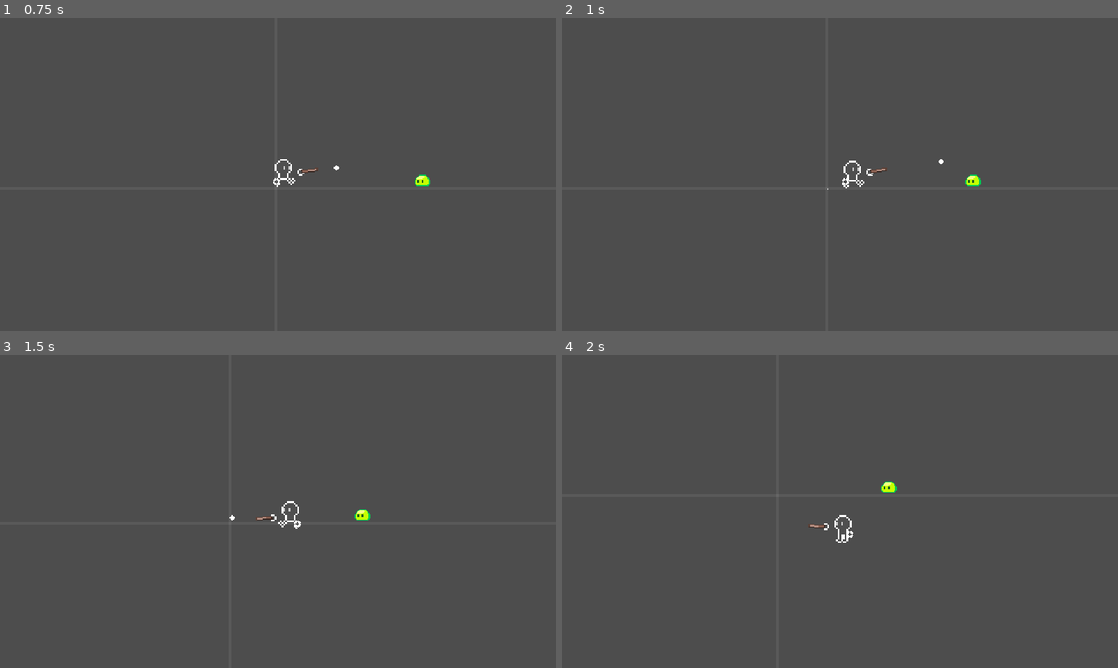
Above: before the commit, frames 1-4 (two rows, left to right).
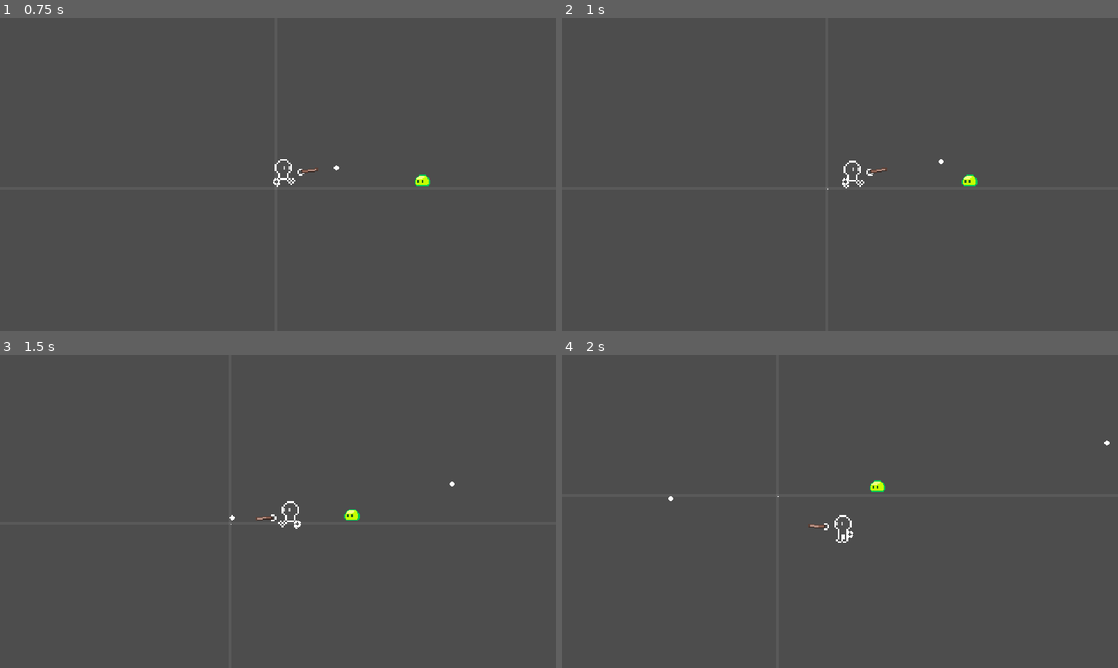
Above: after the commit, the same moments.

Repository: xharris/magicmissiles
Game: Godot game, scene res://game.tscn
Same seed, same stepped clock (60 frames per second), same inputs: the game is played once before the commit and once after it.
Inputs (mouse positions are in pixels of both pictures, inside the frame that each line leads up to):
- Up to frame 1 (0.75 s): move the mouse to (400, 158) at 0.52 s; hold D (right) from 0.53 s (still down); click (400, 158) at 0.6 s
- Up to frame 2 (1 s): keep holding D (right)
- Up to frame 3 (1.5 s): move the mouse to (166, 527) at 1.27 s; release D (right) at 1.28 s; hold S (down) from 1.28 s (still down); click (166, 527) at 1.35 s
- Up to frame 4 (2 s): keep holding S (down)

Frame 1 is identical in both runs. In frame 2, less than 0.1% of the frame differs, in the area x 71-76%, y 50-54%; in frame 3, 0.2%; in frame 4, 0.2%, in the area x 19-99%, y 27-47%.
Error after the commit: Invalid assignment of property or key 'can_hit_me' with value of type 'bool' on a base object of type 'RefCounted (StatusEffectContext)'. (res://entities/magic…

Commit message:
stun only applies to slime now, not player

Diff:
--- a/components/actor_control/actor_control.gd
+++ b/components/actor_control/actor_control.gd
@@ -22,9 +22,11 @@
     set(v):
         if not v:
             v = Vector2.ZERO
+        move_direction = v.normalized()
+    get:
         if not can_move:
-            return
-        move_direction = v.normalized()
+            return Vector2.ZERO
+        return move_direction
 
 var aim_position: Vector2:
     set(v):
--- a/components/hurtbox/hurtbox.gd
+++ b/components/hurtbox/hurtbox.gd
@@ -35,10 +35,10 @@
                     _log.debug("apply %s" % [effect.name])
                     # setup context
                     var ctx = StatusEffectContext.new()
-                    # add me
+                    # add me (who collided with me)
                     ctx.me = ContextNode.get_ctx(body)
                     ctx.me.node = body
-                    # add source
+                    # add source (who owns other collider)
                     ctx.source = on_hit.source
                     # NOTE ctx.target (hurtbox owner) is typically set in apply_status_effect listeners
                     # have listener resolve status effect
--- a/components/status_effect_ctrl/on_hit.gd
+++ b/components/status_effect_ctrl/on_hit.gd
@@ -9,14 +9,16 @@
         update()
 @export var status_effects: Array[StatusEffect]
 
+var _log = Logger.new("on_hit")
 var _clearing = false
 var _body_entered: Array[Node2D]
 
 func context() -> ContextNode:
     var ctx = source
     if not ctx:
+        _log.warn("missing source for %s" % [self])
         ctx = ContextNode.new()
-    ctx.node = self
+        ctx.node = self
     return ctx
 
 func _ready() -> void:
--- a/components/status_effect_ctrl/status_effect.gd
+++ b/components/status_effect_ctrl/status_effect.gd
@@ -3,15 +3,22 @@
 
 enum Target {ME, SOURCE, TARGET}
 
-@export var name: StringName
-@export_range(0, 0, 0.5, "or_greater", "suffix:sec")
+var duration_curve: Curve = preload("res://resources/status_effects/duration_curve.tres")
+
+@export_placeholder("auto-generated") var name: String
+@export var target: StatusEffect.Target = StatusEffect.Target.TARGET
+@export var can_hit: Dictionary[Target, bool] = {
+    StatusEffect.Target.ME: false,
+    StatusEffect.Target.SOURCE: false,
+    StatusEffect.Target.TARGET: true,
+}
 ## `0` happens for single frame
-var duration: float
-@export var target: Target = Target.TARGET
+@export_range(0, 1, 0.1) var duration: float
+@export var duration_curve_override: Curve
 
 func _init() -> void:
     if name.is_empty():
-        pass
+        name = resource_path.get_file().trim_suffix('.tres')
 
 func get_target(ctx: StatusEffectContext) -> ContextNode:
     match target:
--- a/components/status_effect_ctrl/status_effect_context.gd
+++ b/components/status_effect_ctrl/status_effect_context.gd
@@ -7,10 +7,3 @@
 var source: ContextNode
 ## Who the status effect is being applied to
 var target: ContextNode
-
-## TODO do these belong here or in MagicConfig? vvvv
-## or maybe this isn't needed at all and I can let the effects
-## determine who the target is (also add an on_cast in MagicConfig)
-
-var can_hit_me: bool = false
-var can_hit_source: bool = false
--- a/components/status_effect_ctrl/status_effect_ctrl.gd
+++ b/components/status_effect_ctrl/status_effect_ctrl.gd
@@ -1,19 +1,20 @@
 extends Node2D
 class_name StatusEffectCtrl
 
-var _log = Logger.new("status_effect_ctrl")#, Logger.Level.DEBUG)
+var _log = Logger.new("status_effect_ctrl", Logger.Level.DEBUG)
 
 class Active extends RefCounted:
     var context: StatusEffectContext
     var effect: StatusEffect
     var age: float
+    var age_limit: float
 
 var active_effects: Array[Active]
 
 func _process(delta: float) -> void:
     for active in active_effects:
         # status effect expired
-        if active.effect.duration and active.age > active.effect.duration:
+        if active.age_limit > 0 and active.age > active.age_limit:
             remove_effect(active)
         active.age += delta
 
@@ -21,9 +22,10 @@
     ctx.target = target
     var target_is_me = ctx.target.node == ctx.me.node
     var target_is_source = ctx.target.node == ctx.source.node
-    if (not ctx.can_hit_me and target_is_me) or (not ctx.can_hit_source and target_is_source):
-        _log.debug("invalid target, is_me=%s, can_hit_me=%s, is_source=%s, can_hit_source=%s, effect=%s" % [
-            target_is_me, ctx.can_hit_me, target_is_source, ctx.can_hit_source, effect.name
+    if (not effect.can_hit[StatusEffect.Target.ME] and target_is_me) or\
+       (not effect.can_hit[StatusEffect.Target.SOURCE] and target_is_source):
+        _log.debug("invalid target, is_me=%s, is_source=%s, can_hit=%s,  effect=%s" % [
+            target_is_me, target_is_source, effect.can_hit, effect.name
         ])
         return
     _log.debug("apply %s to %s from %s's %s" % [
@@ -32,9 +34,15 @@
     effect.apply(ctx)
     # is ongoing effect
     if effect.duration > 0:
+        # get duration curve
+        var duration_curve = effect.duration_curve_override
+        if not duration_curve:
+            duration_curve = effect.duration_curve
+        # create active effect
         var active = Active.new()
         active.effect = effect
         active.age = 0
+        active.age_limit = duration_curve.sample(effect.duration)
         active.context = ctx
         active_effects.append(active)
 
--- a/entities/actor/actor.gd
+++ b/entities/actor/actor.gd
@@ -29,7 +29,6 @@
             return ai_ctrl
         else:
             return player_ctrl
-
 
 @export_tool_button("Update", "Callable")
 var update_action = update
--- a/resources/actor_configs/slime/slime.tres
+++ b/resources/actor_configs/slime/slime.tres
@@ -1,13 +1,12 @@
-[gd_resource type="Resource" script_class="ActorConfig" load_steps=14 format=3 uid="uid://cquh7rme0ac0e"]
+[gd_resource type="Resource" script_class="ActorConfig" load_steps=13 format=3 uid="uid://cquh7rme0ac0e"]
 
 [ext_resource type="Resource" uid="uid://bc2yf82wl8h7s" path="res://resources/factions/slime.tres" id="1_3h644"]
 [ext_resource type="Script" uid="uid://bo8a4oocqe1d0" path="res://entities/magic/magic_config.gd" id="1_b6ki0"]
 [ext_resource type="Script" uid="uid://nsiup7qrd3ha" path="res://components/status_effect_ctrl/status_effect.gd" id="2_3h644"]
 [ext_resource type="Script" uid="uid://x5j4t41vi5jt" path="res://entities/actor/actor_config.gd" id="3_jr44v"]
 [ext_resource type="Resource" uid="uid://q4h3tiyid5wx" path="res://resources/status_effects/damage/damage_low.tres" id="4_7m2b0"]
-[ext_resource type="Resource" uid="uid://d0c8datlyg78l" path="res://resources/status_effects/stunned/stun_src_1.tres" id="4_oiwtk"]
+[ext_resource type="Resource" uid="uid://d0c8datlyg78l" path="res://resources/status_effects/stunned/stun_mid_src.tres" id="4_pxuim"]
 [ext_resource type="Resource" uid="uid://chu17qariadbr" path="res://resources/actor_configs/slime/slime_actor_sprite.tres" id="5_jr44v"]
-[ext_resource type="Resource" uid="uid://lyc75rah8y14" path="res://resources/status_effects/stunned/stun_1.tres" id="5_oiwtk"]
 [ext_resource type="Resource" uid="uid://dunctek71rvt7" path="res://resources/status_effects/knockback/knockback_mid_target_from_src.tres" id="7_l6f6a"]
 [ext_resource type="Resource" uid="uid://m0bu8gbxv6ff" path="res://resources/status_effects/knockback/knockback_mid_src_from_target.tres" id="8_ukk1k"]
 
@@ -33,5 +32,5 @@
 arms = false
 ai_sense_radius = 300
 on_hit = Array[Shape2D]([SubResource("CircleShape2D_tbwq1")])
-on_hit_status_effects = Array[ExtResource("2_3h644")]([ExtResource("4_oiwtk"), ExtResource("5_oiwtk"), ExtResource("4_7m2b0"), ExtResource("7_l6f6a"), ExtResource("8_ukk1k")])
+on_hit_status_effects = Array[ExtResource("2_3h644")]([ExtResource("4_pxuim"), ExtResource("4_7m2b0"), ExtResource("7_l6f6a"), ExtResource("8_ukk1k")])
 metadata/_custom_type_script = "uid://x5j4t41vi5jt"
--- /dev/null
+++ b/resources/status_effects/duration_curve.tres
@@ -0,0 +1,6 @@
+[gd_resource type="Curve" format=3 uid="uid://d7ugqry5aflh"]
+
+[resource]
+_limits = [0.0, 3.0, 0.0, 1.0]
+_data = [Vector2(0, 0), 0.0, 3.0, 0, 1, Vector2(1, 3), 3.0, 0.0, 1, 0]
+point_count = 2
--- a/resources/status_effects/knockback/knockback_amount_curve.tres
+++ b/resources/status_effects/knockback/knockback_amount_curve.tres
@@ -1,7 +1,7 @@
 [gd_resource type="Curve" format=3 uid="uid://btlxptnqxghwv"]
 
 [resource]
-_limits = [50.0, 100.0, 0.0, 1.0]
-_data = [Vector2(0, 50), 0.0, 0.0, 0, 0, Vector2(1, 100), 0.0, 0.0, 0, 0]
+_limits = [300.0, 600.0, 0.0, 1.0]
+_data = [Vector2(0, 300), 0.0, 300.0, 0, 1, Vector2(1, 600), 300.0, 0.0, 1, 0]
 point_count = 2
 metadata/_snap_enabled = true
--- a/resources/status_effects/stunned/stun_1.tres
+++ /dev/null
@@ -1,10 +0,0 @@
-[gd_resource type="Resource" script_class="StatusStunned" load_steps=2 format=3 uid="uid://lyc75rah8y14"]
-
-[ext_resource type="Script" uid="uid://cebnh8w8q24ld" path="res://resources/status_effects/stunned/stunned.gd" id="1_lpit6"]
-
-[resource]
-script = ExtResource("1_lpit6")
-name = &"stun_target_1"
-duration = 1.0
-target = 2
-metadata/_custom_type_script = "uid://cebnh8w8q24ld"
--- /dev/null
+++ b/resources/status_effects/stunned/stun_low_target.tres
@@ -0,0 +1,10 @@
+[gd_resource type="Resource" script_class="StatusStunned" load_steps=2 format=3 uid="uid://lyc75rah8y14"]
+
+[ext_resource type="Script" uid="uid://cebnh8w8q24ld" path="res://resources/status_effects/stunned/stunned.gd" id="1_nle00"]
+
+[resource]
+script = ExtResource("1_nle00")
+name = &"stun_low_target"
+target = 2
+duration = 0.2
+metadata/_custom_type_script = "uid://cebnh8w8q24ld"
--- /dev/null
+++ b/resources/status_effects/stunned/stun_mid_src.tres
@@ -0,0 +1,15 @@
+[gd_resource type="Resource" script_class="StatusStunned" load_steps=2 format=3 uid="uid://d0c8datlyg78l"]
+
+[ext_resource type="Script" uid="uid://cebnh8w8q24ld" path="res://resources/status_effects/stunned/stunned.gd" id="1_6uh6n"]
+
+[resource]
+script = ExtResource("1_6uh6n")
+name = &"stun_mid_src"
+target = 1
+can_hit = Dictionary[int, bool]({
+0: false,
+1: false,
+2: true
+})
+duration = 0.5
+metadata/_custom_type_script = "uid://cebnh8w8q24ld"
--- a/resources/status_effects/stunned/stun_src_1.tres
+++ /dev/null
@@ -1,10 +0,0 @@
-[gd_resource type="Resource" script_class="StatusStunned" load_steps=2 format=3 uid="uid://d0c8datlyg78l"]
-
-[ext_resource type="Script" uid="uid://cebnh8w8q24ld" path="res://resources/status_effects/stunned/stunned.gd" id="1_caga2"]
-
-[resource]
-script = ExtResource("1_caga2")
-name = &"stun_me_1"
-duration = 1.0
-target = 1
-metadata/_custom_type_script = "uid://cebnh8w8q24ld"
